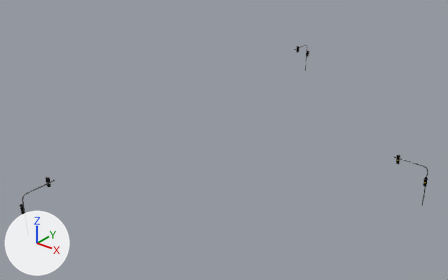
What one commit did to the COLLADA model models/traffic_light_yellow/meshes/model.dae.
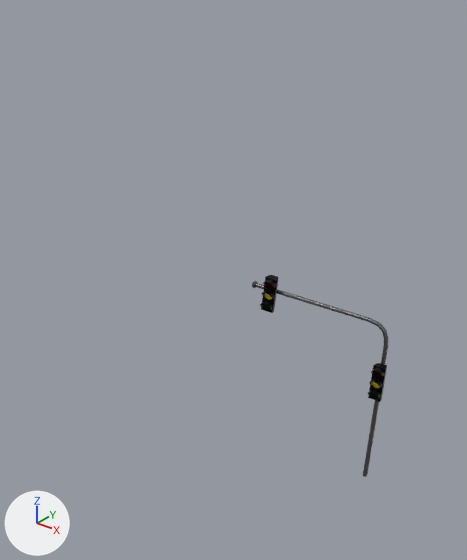
The first picture shows the older version from a 50 mm camera at (38.7, -55.7, 35.3) aimed at (-3.1, -3.5, 2.9). The close-ups show both versions on the part from 74% to 100% of the width and 31% to 81% of the height of that picture; other places that the commit changed are outside them. Arrows for +X, +Y and +Z are at lower left; the lights stay in place. Where no turn or scale is listed for an object, it has been applied to the vertices.

In view in the first close-up: 'stop_light.004', 'stop_light.005', 'stop_light_post.002'.
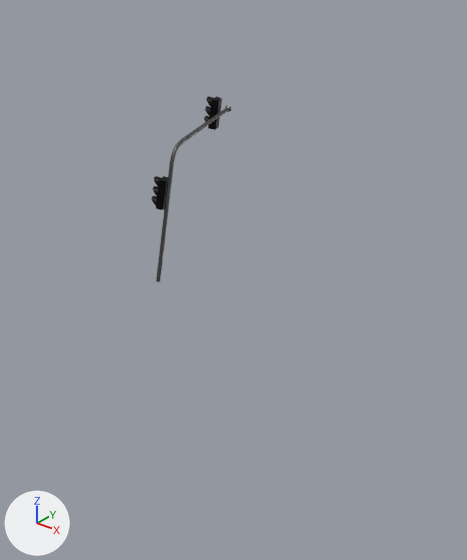
Changed parts and their boxes [x1, y1, x2, y2] in the close-ups (467 x 560 px):
'stop_light_post.002', moved, turned: before [252, 281, 388, 477]; after [156, 105, 231, 282]
'stop_light.004', moved, turned: before [260, 275, 279, 313]; after [152, 176, 168, 210]
'stop_light.005', moved, turned: before [368, 363, 387, 402]; after [204, 96, 222, 130]

The change, as a diff of the scene's bpy script:
```diff
--- a/models/traffic_light_yellow/meshes/model.dae.py
+++ b/models/traffic_light_yellow/meshes/model.dae.py
@@ ob_stop_light_004 @@
 ob_stop_light_004 = bpy.data.objects.new('stop_light.004', me_stop_light_004)
-ob_stop_light_004.location = (16.54, 1.73, 5.09)
+ob_stop_light_004.location = (10.06, 8.77, 3.52)
+ob_stop_light_004.rotation_euler = (0.0, 0.0, -1.571)  # degrees (0, 0, -90)
 ob_stop_light_004.scale = (0.0129, 0.0129, 0.0129)
@@ ob_stop_light_005 @@
 ob_stop_light_005 = bpy.data.objects.new('stop_light.005', me_stop_light_005)
-ob_stop_light_005.location = (19.76, 1.74, 3.52)
+ob_stop_light_005.location = (10.05, 11.99, 5.09)
+ob_stop_light_005.rotation_euler = (0.0, 0.0, -1.571)  # degrees (0, 0, -90)
 ob_stop_light_005.scale = (0.0129, 0.0129, 0.0129)
@@ ob_stop_light_post_002 @@
 ob_stop_light_post_002 = bpy.data.objects.new('stop_light_post.002', me_stop_light_post_002)
-ob_stop_light_post_002.location = (19.76, 1.85, 0.02)
+ob_stop_light_post_002.location = (10.17, 8.77, 0.02)
+ob_stop_light_post_002.rotation_euler = (0.0, 0.0, -1.571)  # degrees (0, 0, -90)
 ob_stop_light_post_002.scale = (0.00783, 0.00783, 0.00783)
```
